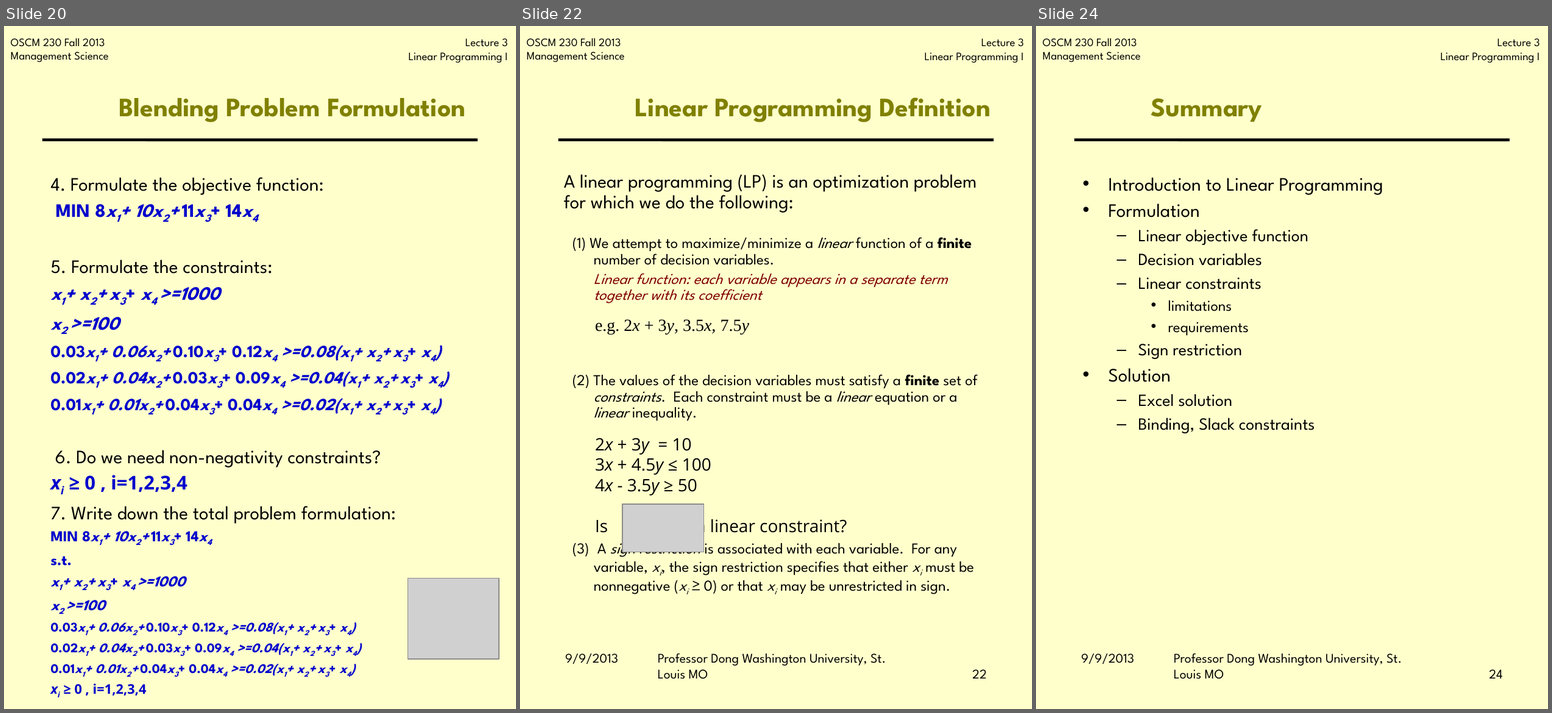
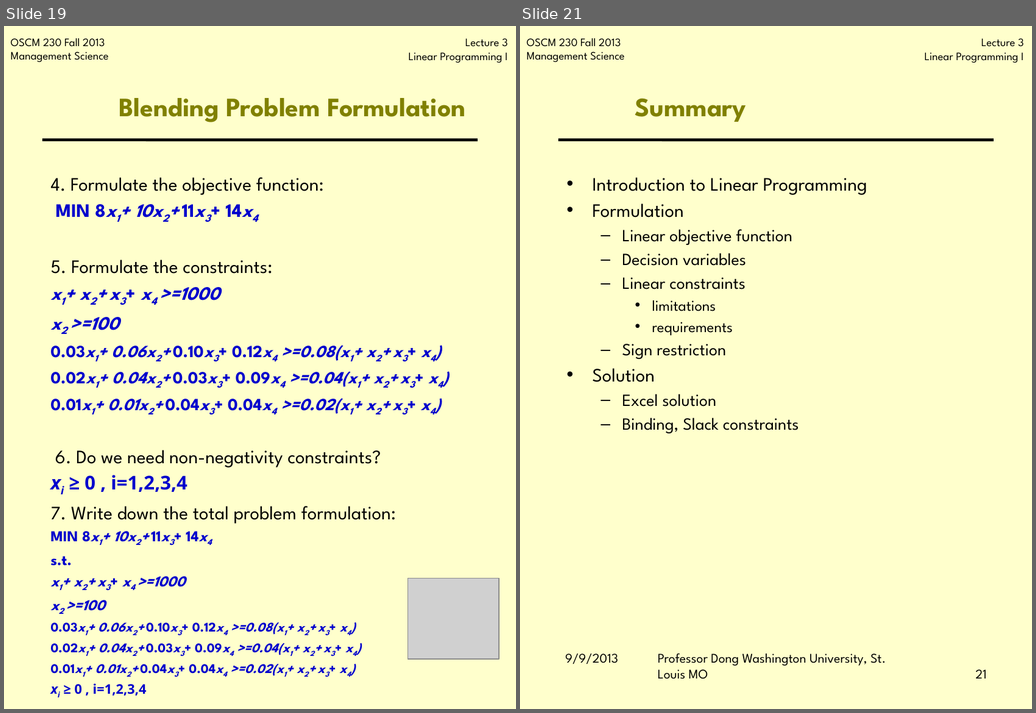
Before and after one commit to jbf232/OSCM230, a slide deck: Fall 2015/Lectures/Lecture 1 LP Intro/Lecture_1_LP.pptx. Shown side by side, each under a label of ours: slides 20, 22 and 24 before the commit, slides 19 and 21 after it; the slides between them are not shown. The pictures are 1552x713 and 1036x713 pixels, drawn with LibreOffice and Linux fonts; fonts in the diff are those of the drawing; grey boxes stand for pictures; background and template pictures are left out. Boxes give left, top, right and bottom in pixels: in the first picture for what was removed or moved away, otherwise in the second. Text is boxed around its words. In the diff, an @@ line names an element or a change of style, - is before the commit and + after.

```diff
--- a/Fall 2015/Lectures/Lecture 1 LP Intro/Lecture_1_LP.pptx
+++ b/Fall 2015/Lectures/Lecture 1 LP Intro/Lecture_1_LP.pptx
@@ slide 22 removed at [520,26,1032,709], background #FFFFCC; not listed: 3 template elements that a slide beside it also shows @@
@@ title removed at [635,97,992,122] @@
-Linear Programming Definition
@@ text removed at [564,174,978,595] @@
-A linear programming (LP) is an optimization problem for which we do the following:
-  (1) We attempt to maximize/minimize a linear function of a finite number of decision variables.
-  Linear function: each variable appears in a separate term together with its coefficient
-  (2) The values of the decision variables must satisfy a finite set of constraints. Each constraint must be a linear equation or a linear inequality.
-  (3) A sign restriction is associated with each variable. For any variable, xi, the sign restriction specifies that either xi must be nonnegative (xi ≥ 0) or that xi may be unrestricted in sign.
@@ text removed at [595,319,749,334] @@
-e.g. 2x + 3y, 3.5x, 7.5y
@@ text removed at [595,438,847,537] @@
-2x + 3y = 10
-3x + 4.5y ≤ 100
-4x - 3.5y ≥ 50
-Is a linear constraint?
@@ picture removed at [622,504,704,552] @@
@@ text removed at [565,654,618,664] @@
-9/9/2013
@@ text removed at [658,653,886,679] @@
-Professor Dong Washington University, St. Louis MO
@@ page number removed at [973,670,987,679] @@
-22
@@ what was slide 20 is now slide 19 @@
@@ what was slide 24 is now slide 21 @@
@@ page number at [976,670,987,679]: text changed @@
-24
+21
```
Also in this commit, not shown: 3 slides changed, 2 other slides removed, 7 other files.
